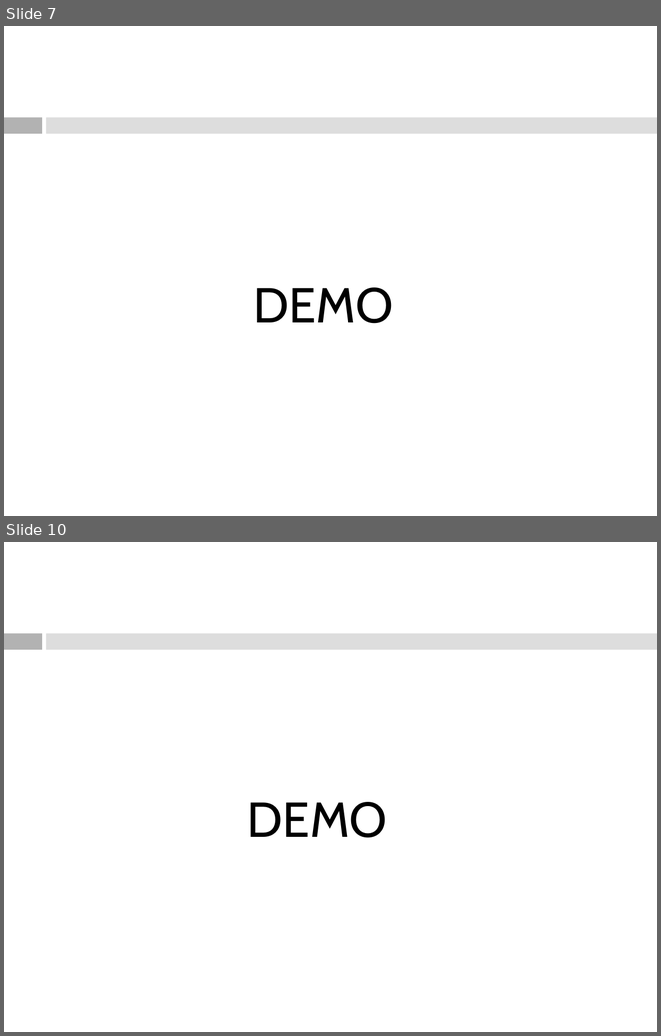
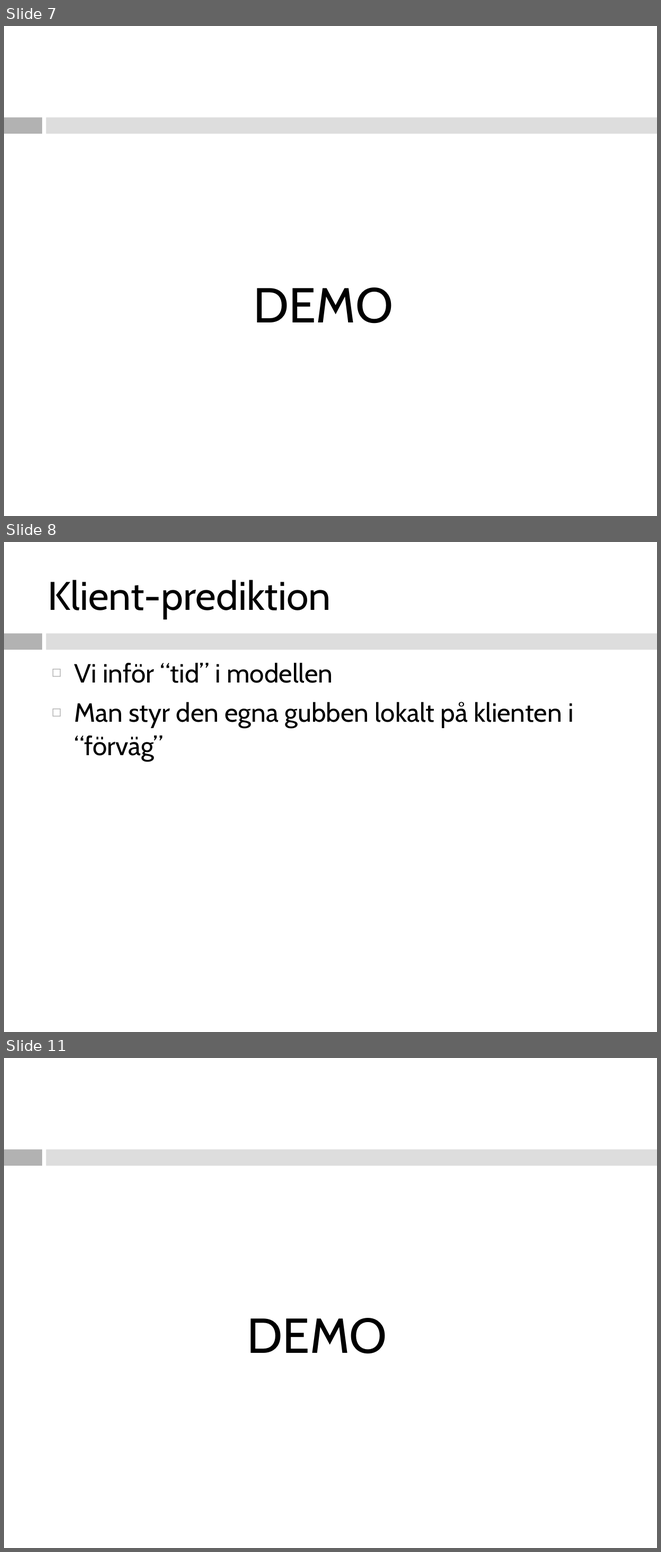
Before and after one commit to southor/planet, a slide deck: presentation/Natverksspel.ppt. Shown one above the other, each under a label of ours: slides 7 and 10 before the commit, slides 7, 8 and 11 after it; the slides between them are not shown. The pictures are 661x1036 and 661x1552 pixels, drawn with LibreOffice and Linux fonts; fonts in the diff are those of the drawing. Boxes give left, top, right and bottom in pixels: in the first picture for what was removed or moved away, otherwise in the second. Text is boxed around its words. In the diff, an @@ line names an element or a change of style, - is before the commit and + after.

```diff
--- a/presentation/Natverksspel.ppt
+++ b/presentation/Natverksspel.ppt
@@ slide 8 added at (4,542,657,1032), background #FFFFFF; not listed: 2 template elements that a slide beside it also shows @@
@@ title added at (47,580,330,618), 44 pt, text #000000 @@
+Klient-prediktion
@@ text added at (74,662,574,760), 29 pt, text #000000 @@
+◻ Vi inför “tid” i modellen
+◻ Man styr den egna gubben lokalt på klienten i “förväg”
@@ what was slide 10 is now slide 11 @@
```
Also in this commit, not shown: 6 slides changed, 1 other slide added, 1 slide removed, 7 other files.
